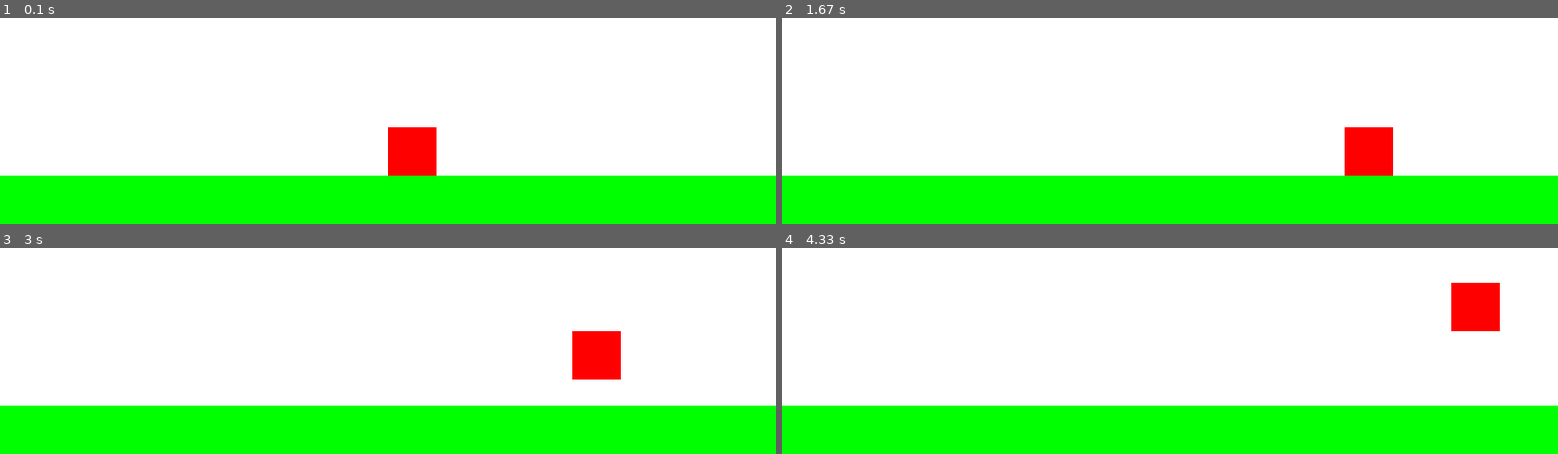
Above: before the commit, frames 1-4 (two rows, left to right).
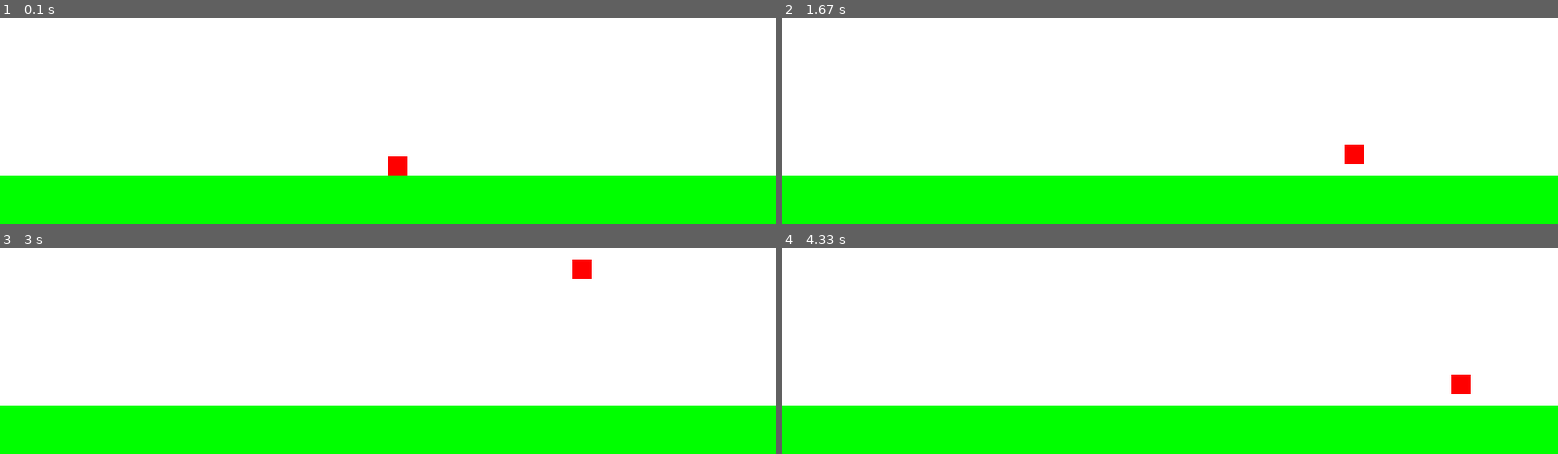
Above: after the commit, the same moments.

Repository: Stevensmichael123/pygame
Game: pygame game, started from main.py
Two runs of this game, one before a commit and one after it. Both use one fixed random seed, a clock stepped at 60 frames per second and the inputs below.
Inputs:
- Up to frame 1 (0.1 s): no input
- Up to frame 2 (1.67 s): hold Right 0.33-0.8 s; hold Right 0.83-1.3 s; tap Space at 0.9, 1.2, 1.4 s; hold Left from 1.33 s (still down)
- Up to frame 3 (3 s): tap Space at 1.7, 1.97, 2.27, 2.4, 2.7 s; release Left at 1.87 s; hold Left 1.9-2.3 s; hold Right 2.33-2.97 s
- Up to frame 4 (4.33 s): hold Left 3-3.47 s; tap Space at 3.07, 3.37, 3.57, 3.87, 4.07 s; hold Right 3.5-3.97 s; hold Right from 4 s (still down)

The runs differ from the first frame. In frame 1, 1.2% of the frame differs, in the area x 50-57%, y 53-77%; in frame 2, 1.2%; in frame 3, 1.7%, in the area x 73-80%, y 5-64%; in frame 4, 1.7%.

Commit message:
le update1

Diff:
--- a/main.py
+++ b/main.py
@@ -21,13 +21,13 @@
 clock = pygame.time.Clock()
 
 # Player properties
-player_size = 50
+player_size = 20
 player_x = SCREEN_WIDTH // 2
 player_y = SCREEN_HEIGHT - player_size
 player_speed = 5
 player_velocity_y = 0
 gravity = 0.5
-jump_power = -10
+jump_power = -12
 is_jumping = False
 
 # Define platforms
